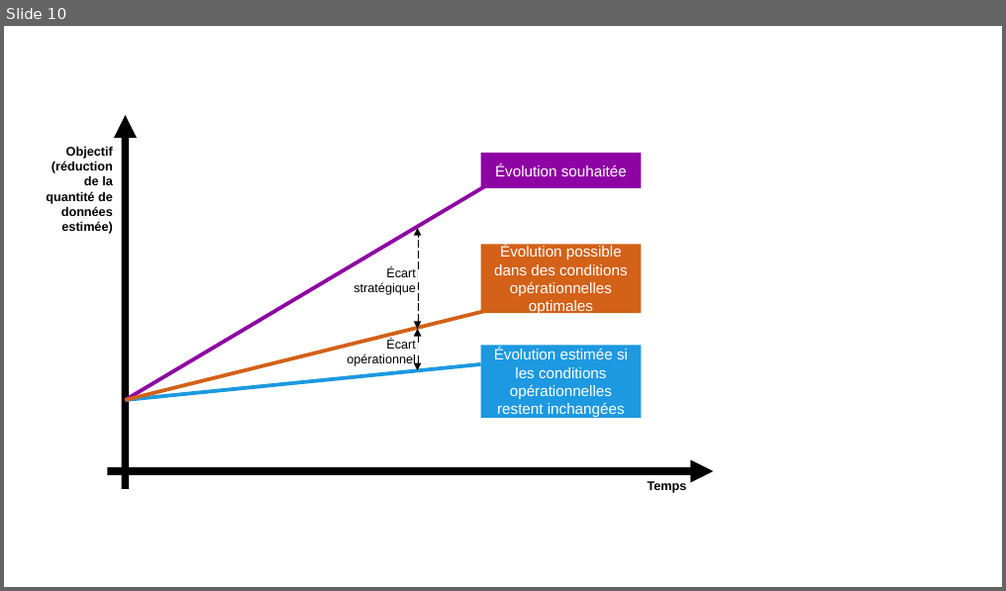
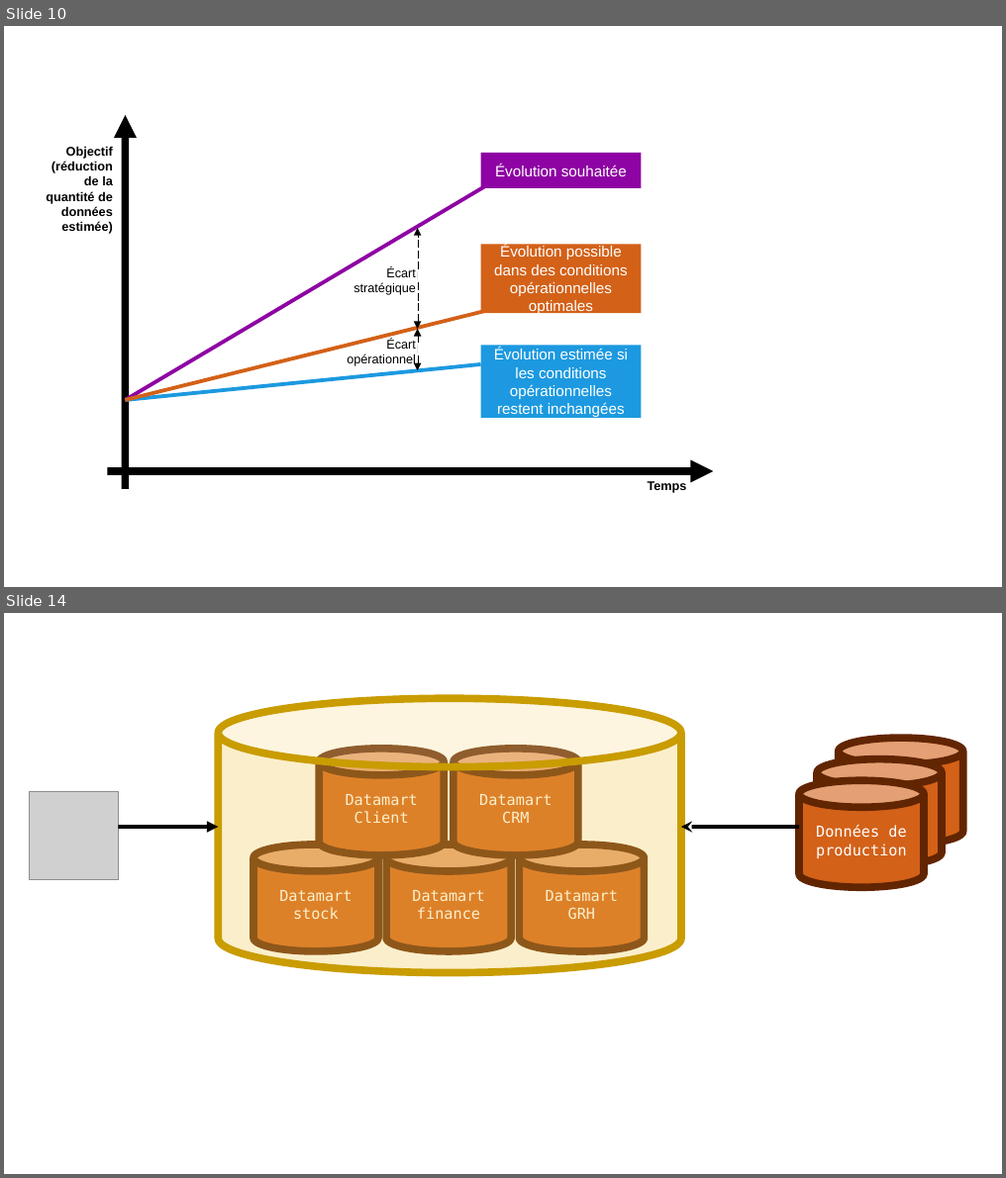
Before and after one commit to gattardm/P6, a slide deck: ressources/dépendances fonctionnelles.odp. Shown one above the other, each under a label of ours: slide 10 before the commit, slides 10 and 14 after it; the slides between them are not shown. The pictures are 1006x591 and 1006x1178 pixels, drawn with LibreOffice and Linux fonts; fonts in the diff are those of the drawing; grey boxes stand for pictures. Boxes give left, top, right and bottom in pixels: in the first picture for what was removed or moved away, otherwise in the second. Text is boxed around its words. In the diff, an @@ line names an element or a change of style, - is before the commit and + after.

```diff
--- a/ressources/dépendances fonctionnelles.odp
+++ b/ressources/dépendances fonctionnelles.odp
@@ slide 14 added at [4,613,1002,1174], background #FFFFFF @@
@@ cylinder added at [219,698,681,972], fill #F5CD53 at 30% opacity, outline #C99C00 6.01 pt @@
@@ cylinder added at [319,749,445,856], fill #D36118, outline #622502 6.01 pt, 12 pt, text #FFFFFF @@
+Datamart Client
@@ cylinder added at [453,749,578,856], fill #D36118, outline #622502 6.01 pt, 12 pt, text #FFFFFF @@
+Datamart CRM
@@ cylinder added at [817,760,943,866], fill #D36118, outline #622502 6.01 pt, 12 pt, text #FFFFFF @@
+Données de production
@@ cylinder added at [839,738,964,845], fill #D36118, outline #622502 6.01 pt, 12 pt, text #FFFFFF @@
+Données de production
@@ cylinder added at [799,780,924,887], fill #D36118, outline #622502 6.01 pt, 12 pt, text #FFFFFF @@
+Données de production
@@ picture added at [30,791,118,880] @@
@@ arrow added from (118, 827) to (219, 827), #000000 3 pt @@
@@ cylinder added at [253,845,379,952], fill #D36118, outline #622502 6.01 pt, 12 pt, text #FFFFFF @@
+Datamart stock
@@ cylinder added at [386,845,511,952], fill #D36118, outline #622502 6.01 pt, 12 pt, text #FFFFFF @@
+Datamart finance
@@ cylinder added at [519,845,645,952], fill #D36118, outline #622502 6.01 pt, 12 pt, text #FFFFFF @@
+Datamart GRH
@@ arrow added from (799, 827) to (681, 827), #000000 3 pt @@
```
Also in this commit, not shown: 2 slides changed, 3 other slides added, 1 other file.
